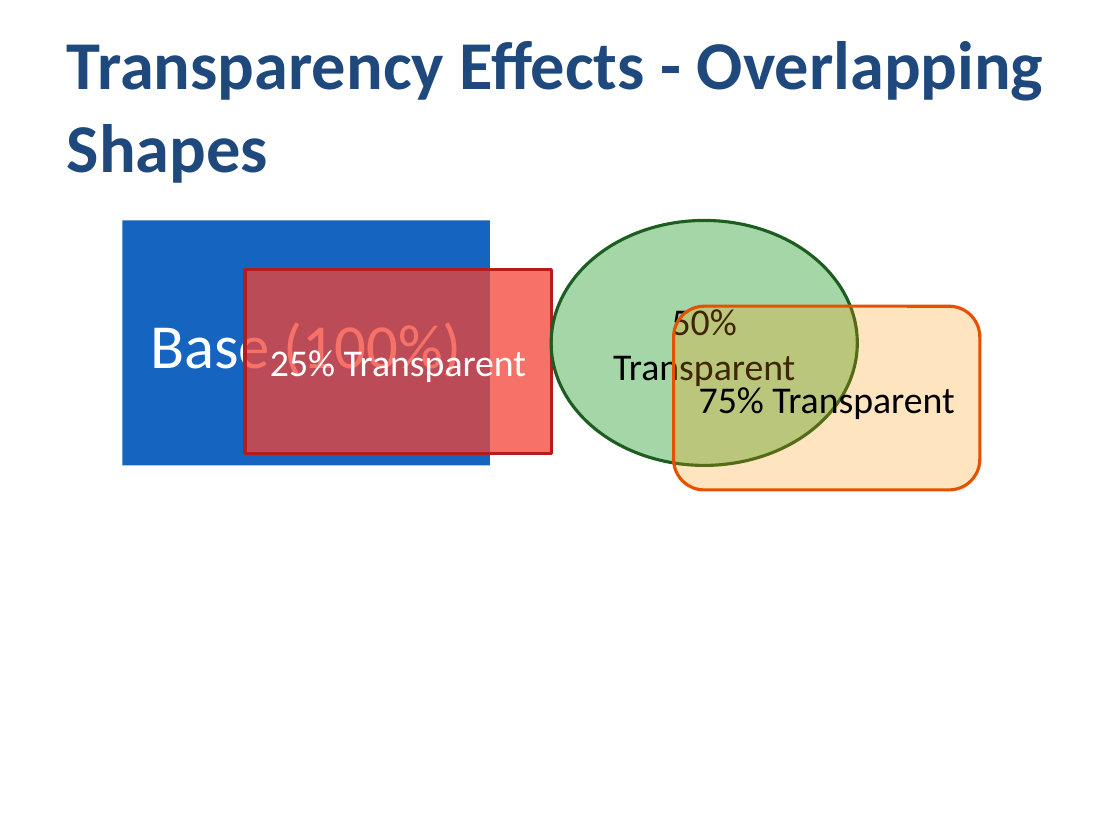
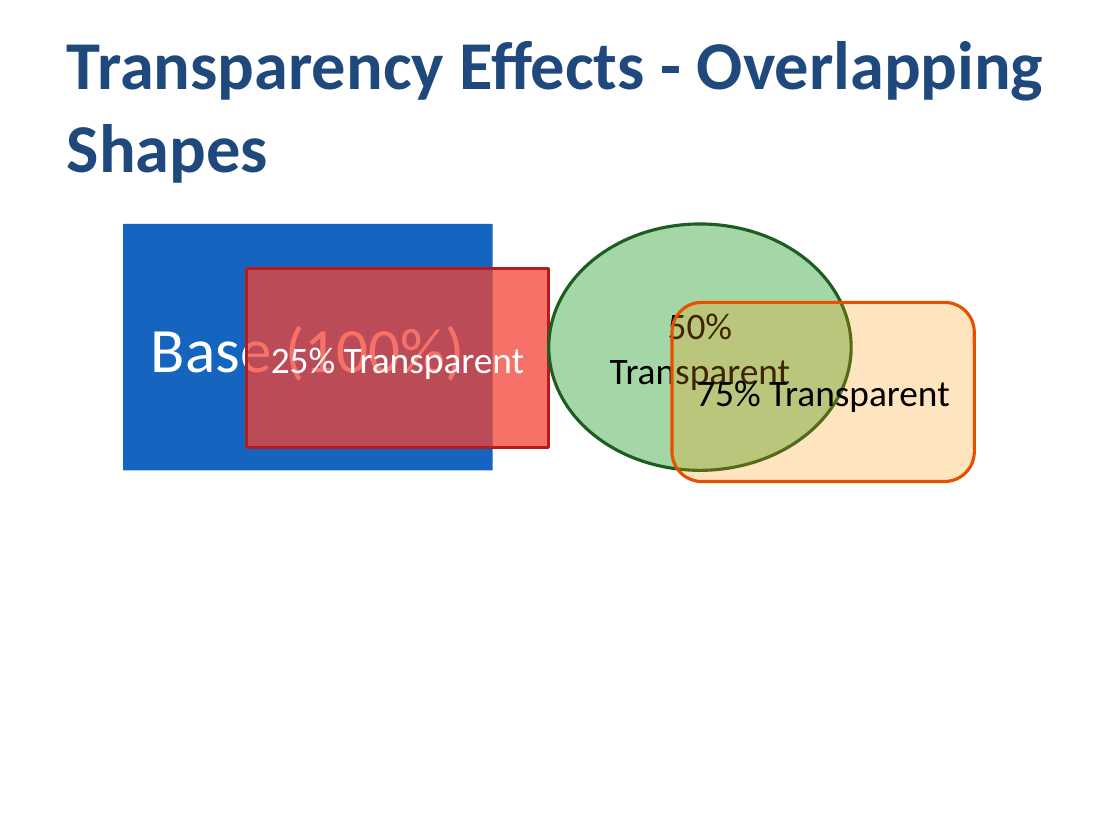
Before and after one commit to yingkitw/ppt-rs, a slide deck: slide 11 of comprehensive_demo.pptx. Drawn at 1120x840 pixels with LibreOffice and Linux fonts; fonts in the diff are those of the drawing. Boxes give left, top, right and bottom in pixels: in the first picture for what was removed or moved away, otherwise in the second. Text is boxed around its words. In the diff, an @@ line names an element or a change of style, - is before the commit and + after.

```diff
--- a/comprehensive_demo.pptx
+++ b/comprehensive_demo.pptx
@@ rectangle "Base (100%)": place and size @@
-rectangle "Base (100%)" at (122,221,489,466)
+rectangle "Base (100%)" at (123,224,493,470)
@@ rectangle "Base (100%)" at (123,224,493,470): size 40.3 to 40.6 pt @@
@@ ellipse "50% Transparent": place and size @@
-ellipse "50% Transparent" at (551,221,857,466)
+ellipse "50% Transparent" at (549,224,851,470)
@@ rectangle "25% Transparent": place and size @@
-rectangle "25% Transparent" at (245,270,551,454)
+rectangle "25% Transparent" at (246,269,549,448)
@@ size 24.3 to 24 pt in 3 elements at (246,269,549,448), (549,224,851,470), (672,302,974,482) @@
@@ rounded rectangle "75% Transparent": place and size @@
-rounded rectangle "75% Transparent" at (673,306,979,489)
+rounded rectangle "75% Transparent" at (672,302,974,482)
```
Also in this commit, not shown: 21 other slides changed, 6 other files.
